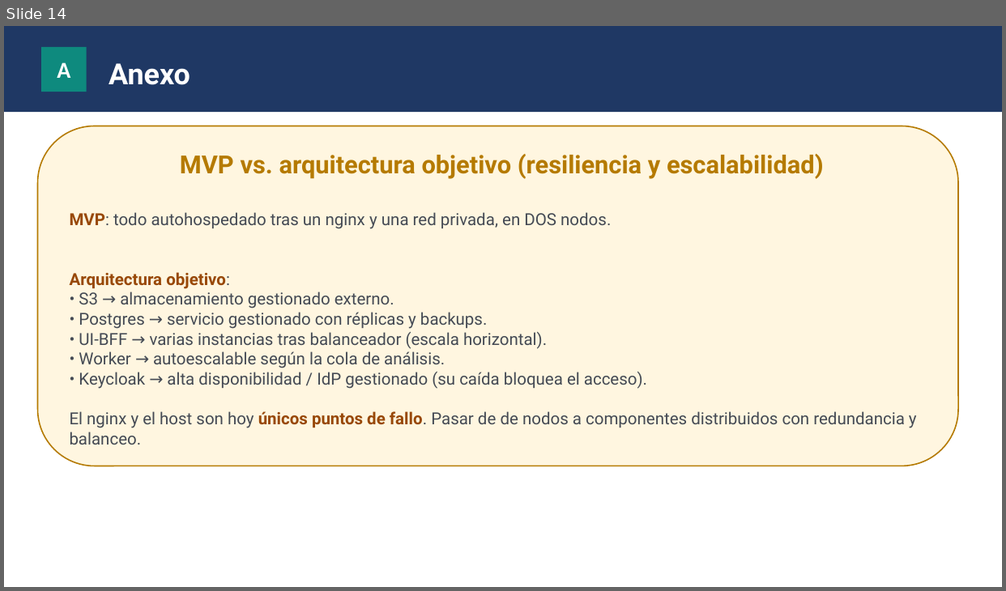
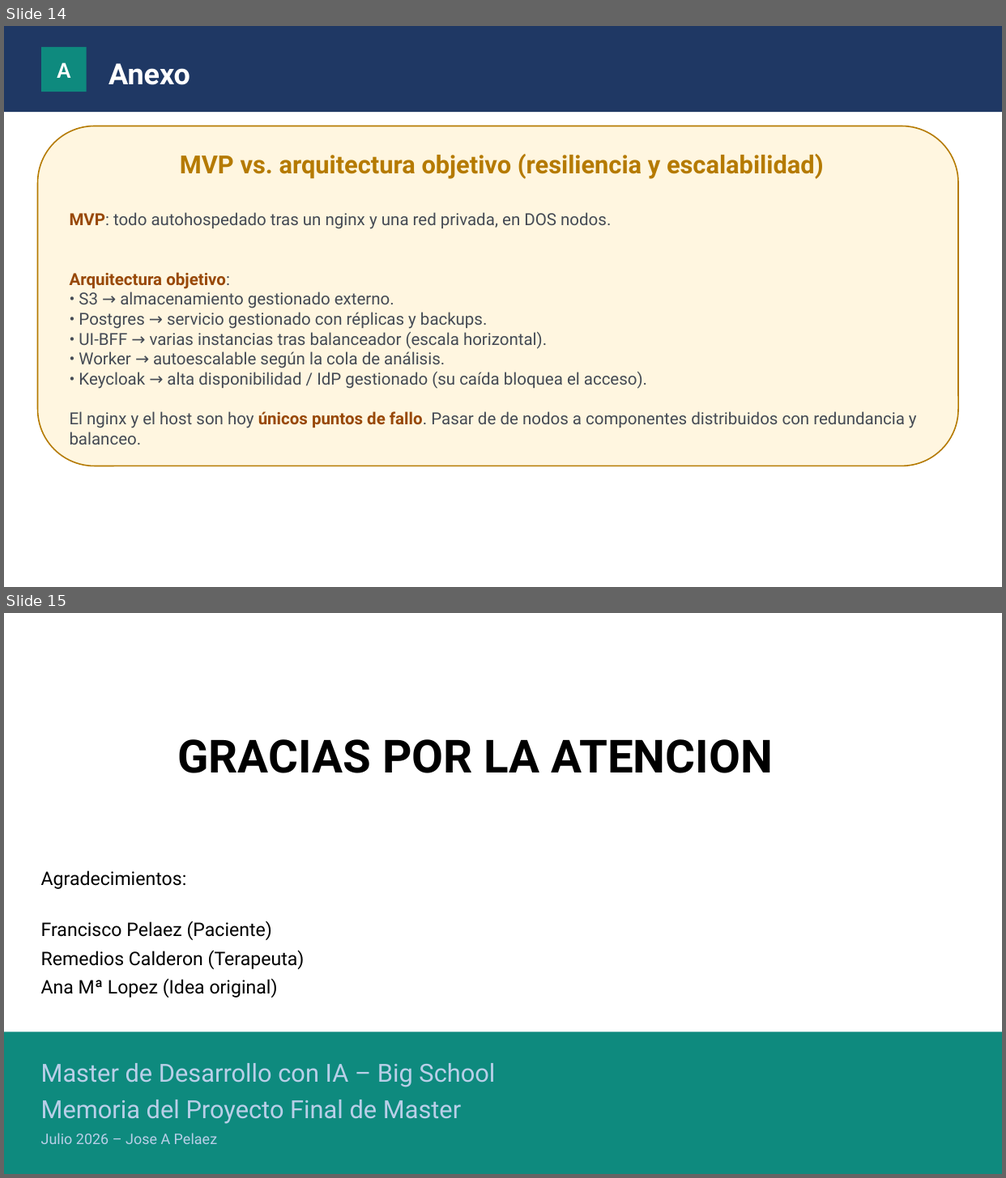
Before and after one commit to josepcal/TFM_Rehab_Followup_Checkup, a slide deck: doc/memoria_proyecto/Memoria_Proyecto.pptx. Shown one above the other, each under a label of ours: slide 14 before the commit, slides 14 and 15 after it. The pictures are 1006x591 and 1006x1178 pixels, drawn with LibreOffice and Linux fonts; fonts in the diff are those of the drawing. Boxes give left, top, right and bottom in pixels: in the first picture for what was removed or moved away, otherwise in the second. Text is boxed around its words. In the diff, an @@ line names an element or a change of style, - is before the commit and + after.

```diff
--- a/doc/memoria_proyecto/Memoria_Proyecto.pptx
+++ b/doc/memoria_proyecto/Memoria_Proyecto.pptx
@@ slide 15 added at (4,613,1002,1174), background #FFFFFF @@
@@ text added at (177,739,773,773), 44 pt, text #000000, bold @@
+GRACIAS POR LA ATENCION
@@ text added at (41,871,305,998), 18 pt, text #000000 @@
+Agradecimientos:
+Francisco Pelaez (Paciente)
+Remedios Calderon (Terapeuta)
+Ana Mª Lopez (Idea original)
@@ rectangle added at (4,1033,1002,1174), fill #0E8A7E @@
@@ text added at (41,1063,495,1144), 24 pt, text #B9CFE8 @@
+Master de Desarrollo con IA – Big School
+Memoria del Proyecto Final de Master
+Julio 2026 – Jose A Pelaez
```
Also in this commit, not shown: 1 slide changed, 2 other files.
